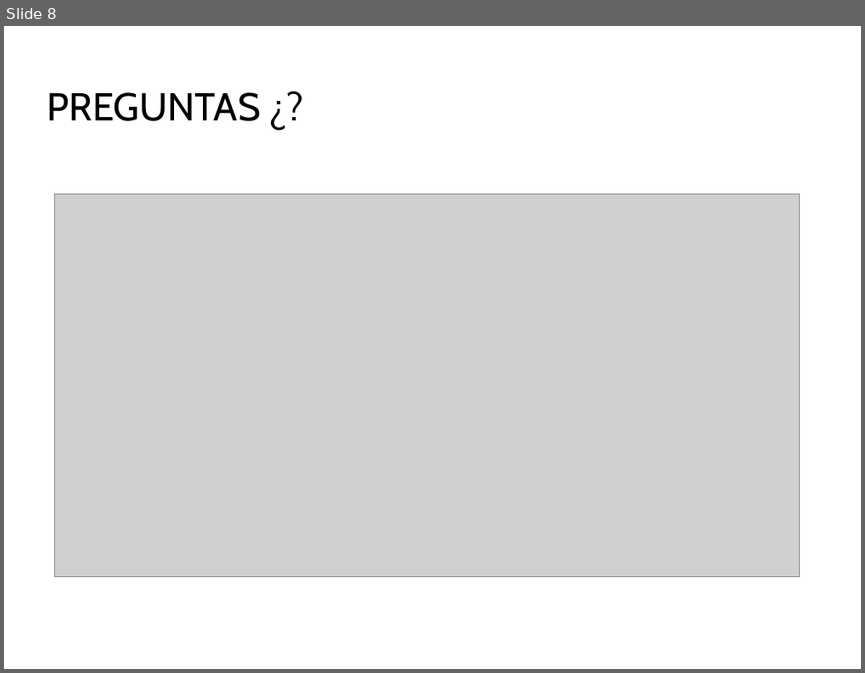
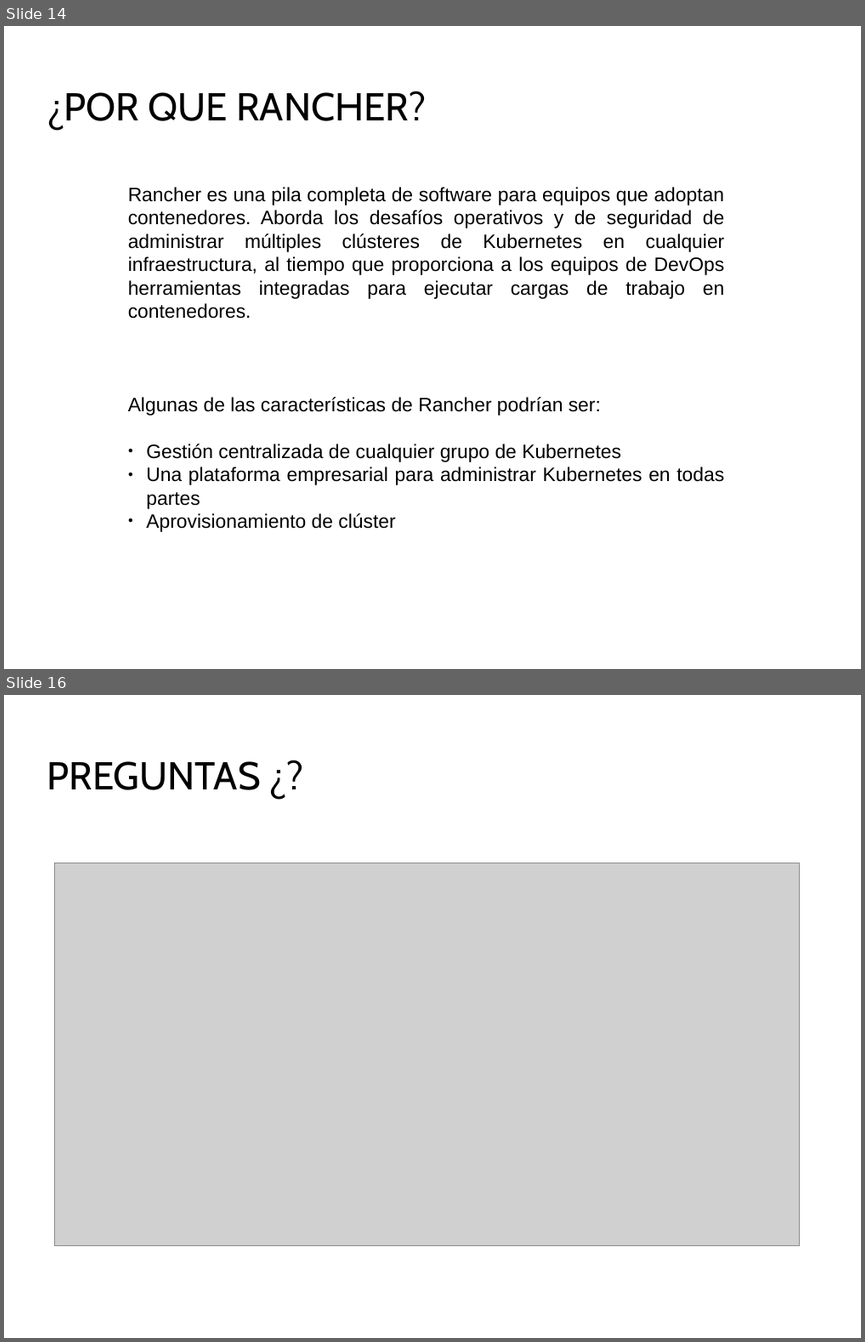
Before and after one commit to Juanjosegongora/kubernetes, a slide deck: proyecto_kubernetes.odp. Shown one above the other, each under a label of ours: slide 8 before the commit, slides 14 and 16 after it; the slides between them are not shown. The pictures are 865x673 and 865x1342 pixels, drawn with LibreOffice and Linux fonts; fonts in the diff are those of the drawing; grey boxes stand for pictures; background and template pictures are left out. Boxes give left, top, right and bottom in pixels: in the first picture for what was removed or moved away, otherwise in the second. Text is boxed around its words. In the diff, an @@ line names an element or a change of style, - is before the commit and + after.

```diff
--- a/proyecto_kubernetes.odp
+++ b/proyecto_kubernetes.odp
@@ slide 14 added at <box>4,26,861,669</box>, background picture (left out) @@
@@ title added at <box>46,91,426,131</box>, 36 pt, text #000000 @@
+¿POR QUE RANCHER?
@@ text added at <box>128,187,725,532</box>, 18 pt, text #000000 @@
+Rancher es una pila completa de software para equipos que adoptan contenedores. Aborda los desafíos operativos y de seguridad de administrar múltiples clústeres de Kubernetes en cualquier infraestructura, al tiempo que proporciona a los equipos de DevOps herramientas integradas para ejecutar cargas de trabajo en contenedores.
+Algunas de las características de Rancher podrían ser:
+● Gestión centralizada de cualquier grupo de Kubernetes
+● Una plataforma empresarial para administrar Kubernetes en todas partes
+● Aprovisionamiento de clúster
@@ what was slide 8 is now slide 16 @@
```
Also in this commit, not shown: 6 slides changed, 7 other slides added, 1 other file.
